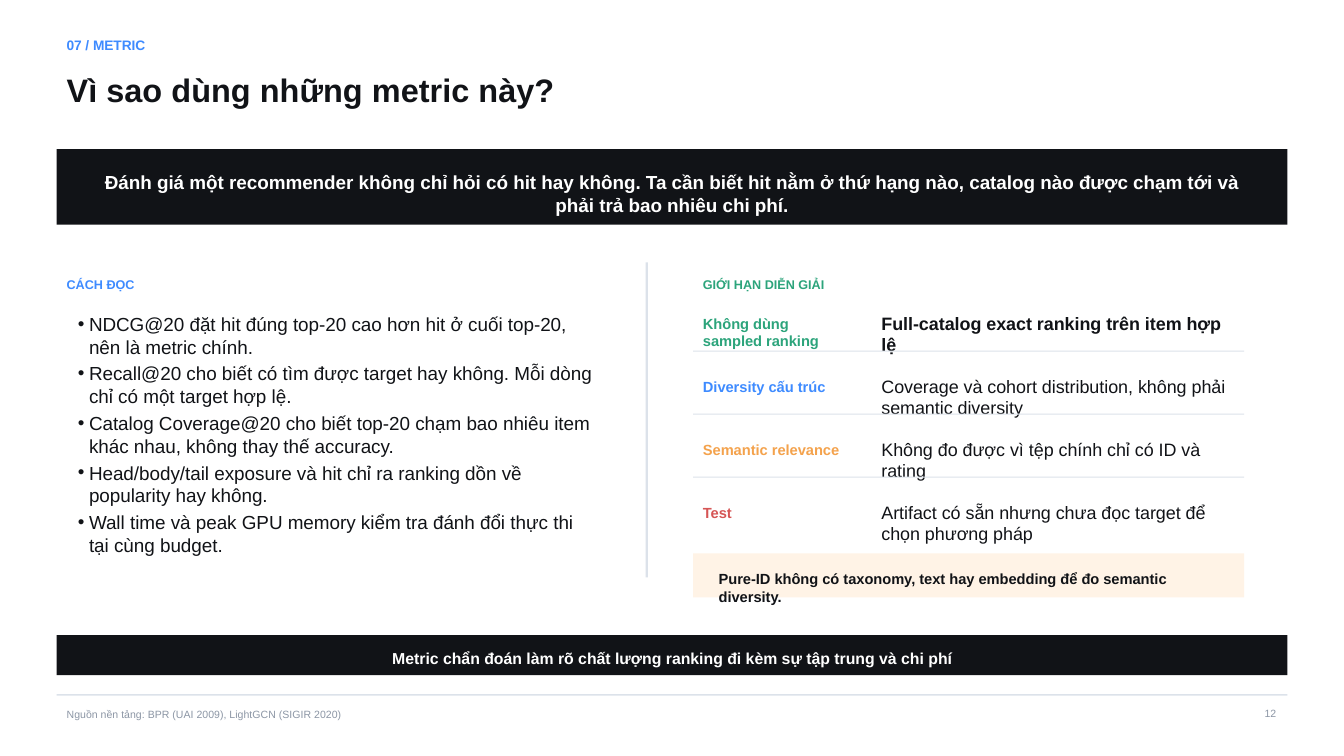
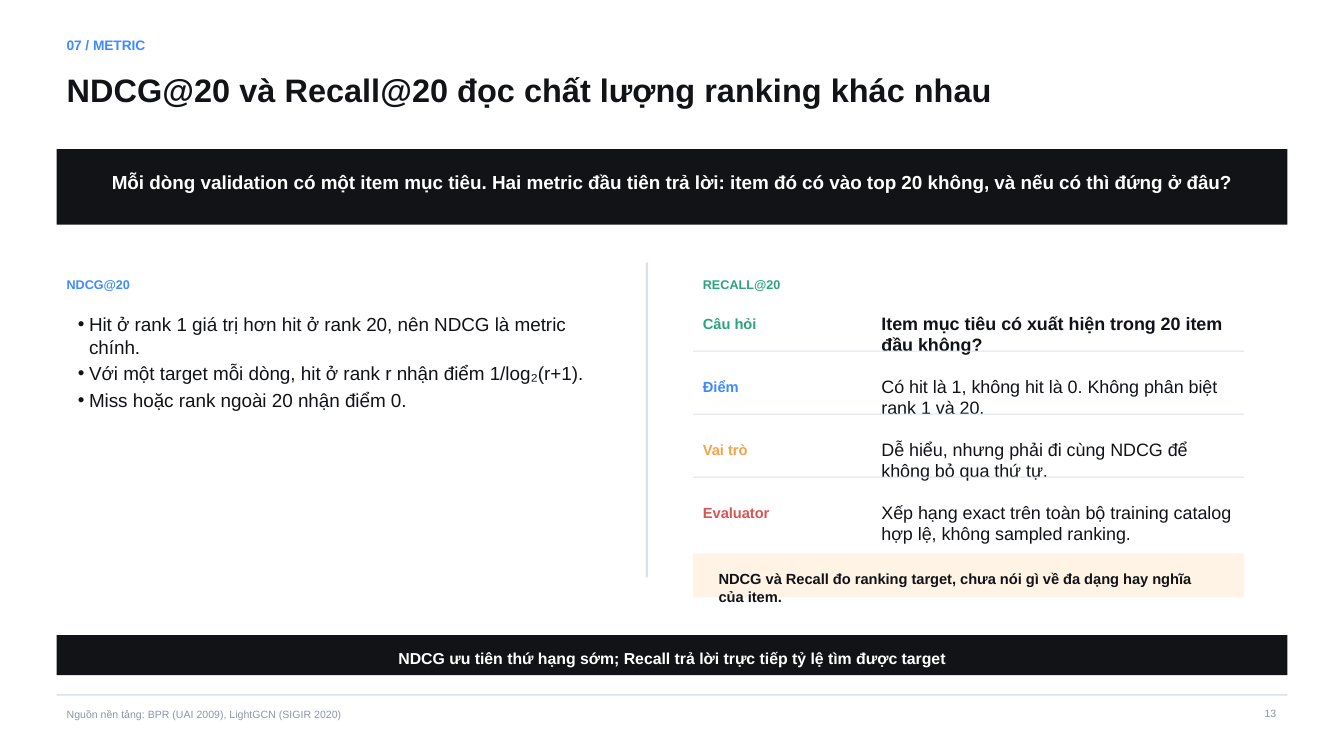
Before and after one commit to vanxuanty95/Ratruong, a slide deck: slide 13 of Do An/05_slides/THESIS_PRESENTATION_vn.pptx (slide 12 before the commit). Drawn at 1344x756 pixels with LibreOffice and Linux fonts; fonts in the diff are those of the drawing. Boxes give left, top, right and bottom in pixels: in the first picture for what was removed or moved away, otherwise in the second. Text is boxed around its words. In the diff, an @@ line names an element or a change of style, - is before the commit and + after.

```diff
--- a/Do An/05_slides/THESIS_PRESENTATION_vn.pptx
+++ b/Do An/05_slides/THESIS_PRESENTATION_vn.pptx
@@ text at (x1=67, y1=77, x2=992, y2=108): text changed @@
-Vì sao dùng những metric này?
+NDCG@20 và Recall@20 đọc chất lượng ranking khác nhau
@@ text at (x1=112, y1=175, x2=1232, y2=193): text changed @@
-Đánh giá một recommender không chỉ hỏi có hit hay không. Ta cần biết hit nằm ở thứ hạng nào, catalog nào được chạm tới và phải trả bao nhiêu chi phí.
+Mỗi dòng validation có một item mục tiêu. Hai metric đầu tiên trả lời: item đó có vào top 20 không, và nếu có thì đứng ở đâu?
@@ text at (x1=67, y1=280, x2=130, y2=291): text changed @@
-CÁCH ĐỌC
+NDCG@20
@@ text at (x1=703, y1=280, x2=780, y2=291): text changed @@
-GIỚI HẠN DIỄN GIẢI
+RECALL@20
@@ text at (x1=89, y1=316, x2=584, y2=411): text changed @@
-• NDCG@20 đặt hit đúng top-20 cao hơn hit ở cuối top-20, nên là metric chính.
-• Recall@20 cho biết có tìm được target hay không. Mỗi dòng chỉ có một target hợp lệ.
-• Catalog Coverage@20 cho biết top-20 chạm bao nhiêu item khác nhau, không thay thế accuracy.
-• Head/body/tail exposure và hit chỉ ra ranking dồn về popularity hay không.
-• Wall time và peak GPU memory kiểm tra đánh đổi thực thi tại cùng budget.
+• Hit ở rank 1 giá trị hơn hit ở rank 20, nên NDCG là metric chính.
+• Với một target mỗi dòng, hit ở rank r nhận điểm 1/log₂(r+1).
+• Miss hoặc rank ngoài 20 nhận điểm 0.
@@ text at (x1=703, y1=318, x2=757, y2=329): text changed @@
-Không dùng sampled ranking
+Câu hỏi
@@ text at (x1=881, y1=316, x2=1223, y2=355): text changed @@
-Full-catalog exact ranking trên item hợp lệ
+Item mục tiêu có xuất hiện trong 20 item đầu không?
@@ text at (x1=703, y1=380, x2=739, y2=392): text changed @@
-Diversity cấu trúc
+Điểm
@@ text at (x1=881, y1=379, x2=1218, y2=414): text changed @@
-Coverage và cohort distribution, không phải semantic diversity
+Có hit là 1, không hit là 0. Không phân biệt rank 1 và 20.
@@ text at (x1=703, y1=444, x2=747, y2=455): text changed @@
-Semantic relevance
+Vai trò
@@ text at (x1=881, y1=442, x2=1188, y2=481): text changed @@
-Không đo được vì tệp chính chỉ có ID và rating
+Dễ hiểu, nhưng phải đi cùng NDCG để không bỏ qua thứ tự.
@@ text at (x1=703, y1=507, x2=770, y2=518): text changed @@
-Test
+Evaluator
@@ text at (x1=881, y1=505, x2=1232, y2=544): text changed @@
-Artifact có sẵn nhưng chưa đọc target để chọn phương pháp
+Xếp hạng exact trên toàn bộ training catalog hợp lệ, không sampled ranking.
@@ text at (x1=719, y1=572, x2=1191, y2=602): text changed @@
-Pure-ID không có taxonomy, text hay embedding để đo semantic diversity.
+NDCG và Recall đo ranking target, chưa nói gì về đa dạng hay nghĩa của item.
@@ text at (x1=398, y1=652, x2=946, y2=668): text changed @@
-Metric chẩn đoán làm rõ chất lượng ranking đi kèm sự tập trung và chi phí
+NDCG ưu tiên thứ hạng sớm; Recall trả lời trực tiếp tỷ lệ tìm được target
```
Also in this commit, not shown: 15 other slides changed, 3 slides added, 4 other files.
